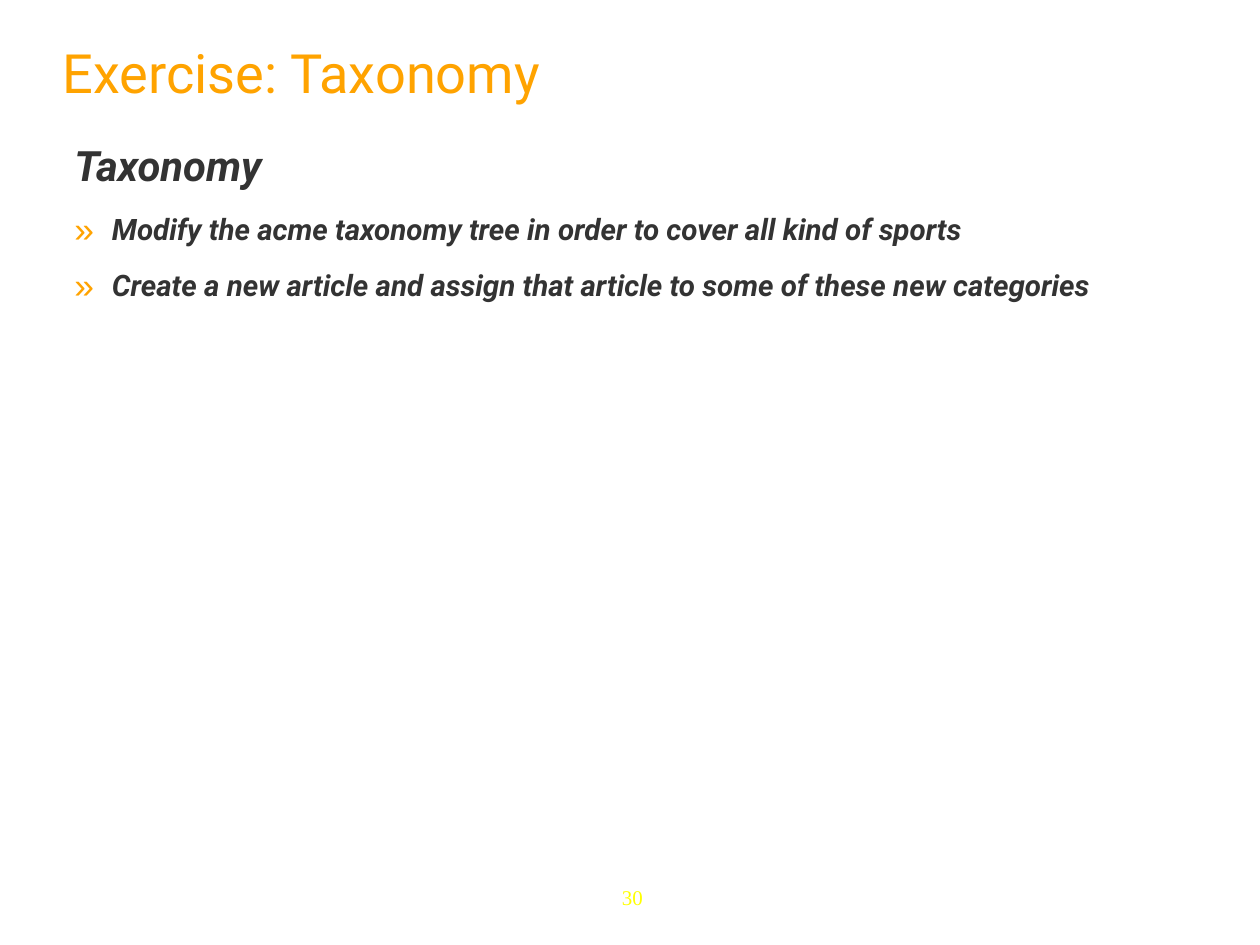
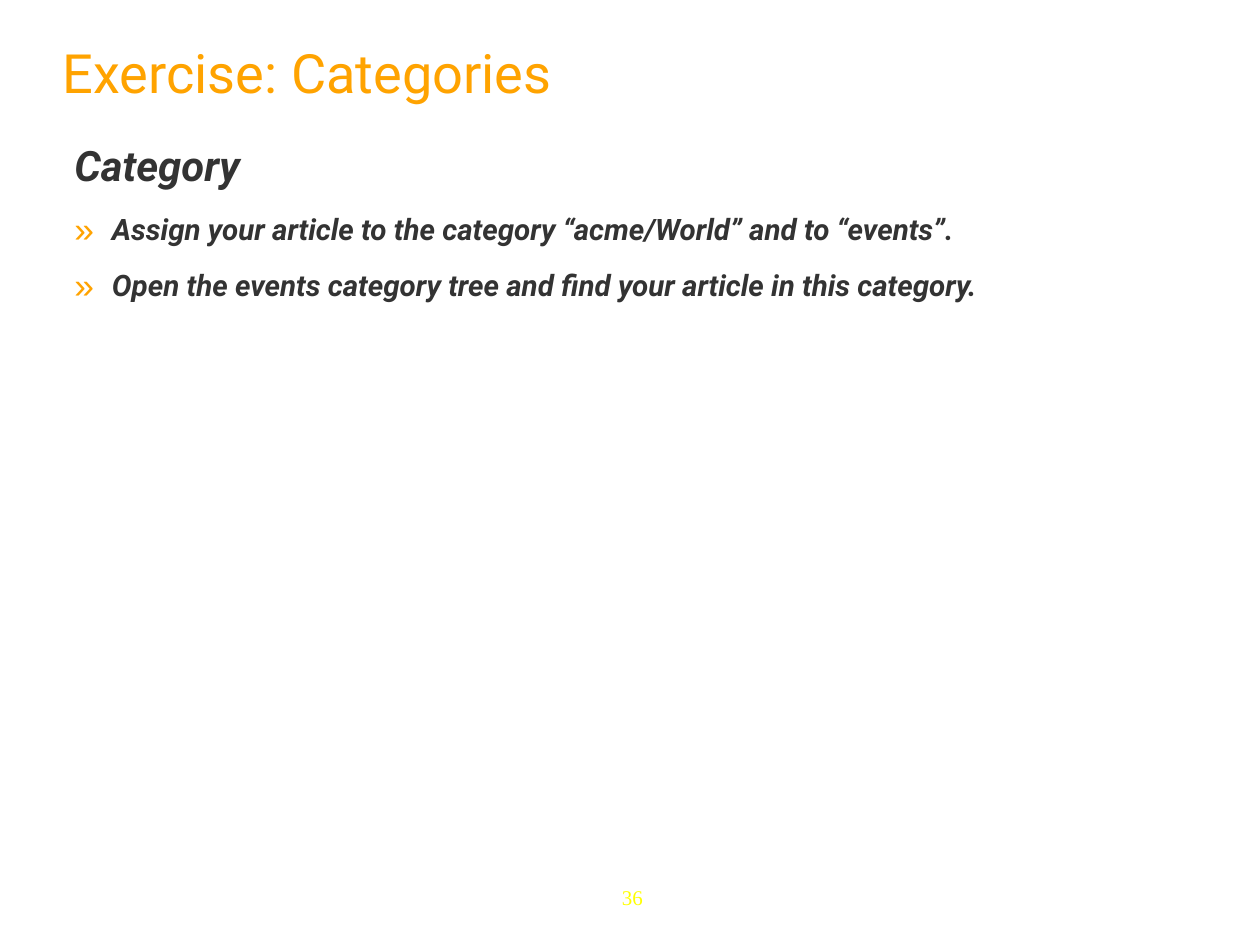
Before and after one commit to anhvurz90/training, a slide deck: slide 36 of slides/exo-fundamentals/en/060 ECM-Intro-XFund-en.ppt (slide 30 before the commit). Drawn at 1260x945 pixels with LibreOffice and Linux fonts; fonts in the diff are those of the drawing; background and template pictures are left out. Boxes give left, top, right and bottom in pixels: in the first picture for what was removed or moved away, otherwise in the second. Text is boxed around its words. In the diff, an @@ line names an element or a change of style, - is before the commit and + after.

```diff
--- a/slides/exo-fundamentals/en/060 ECM-Intro-XFund-en.ppt
+++ b/slides/exo-fundamentals/en/060 ECM-Intro-XFund-en.ppt
@@ text at [63,54,551,105]: text changed @@
-Exercise: Taxonomy
+Exercise: Categories
@@ text at [74,151,976,303]: text changed @@
-Taxonomy
-» Modify the acme taxonomy tree in order to cover all kind of sports
-» Create a new article and assign that article to some of these new categories
+Category
+» Assign your article to the category “acme/World” and to “events”.
+» Open the events category tree and find your article in this category.
@@ page number at [622,891,643,906]: text changed @@
-30
+36
```
Also in this commit, not shown: 6 other slides changed, 43 slides added, 8 slides removed, 1 other file.
